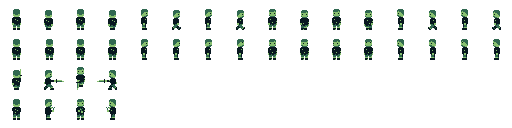
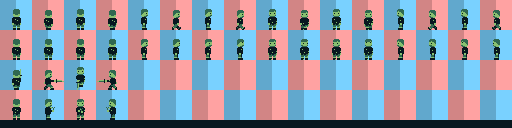
Two versions of the same layered image (w=512, h=128). Layer-by-layer changes:
painted on "sprites" over left=44, top=39, right=54, bottom=60
showed "Background" over left=0, top=0, right=512, bottom=128
